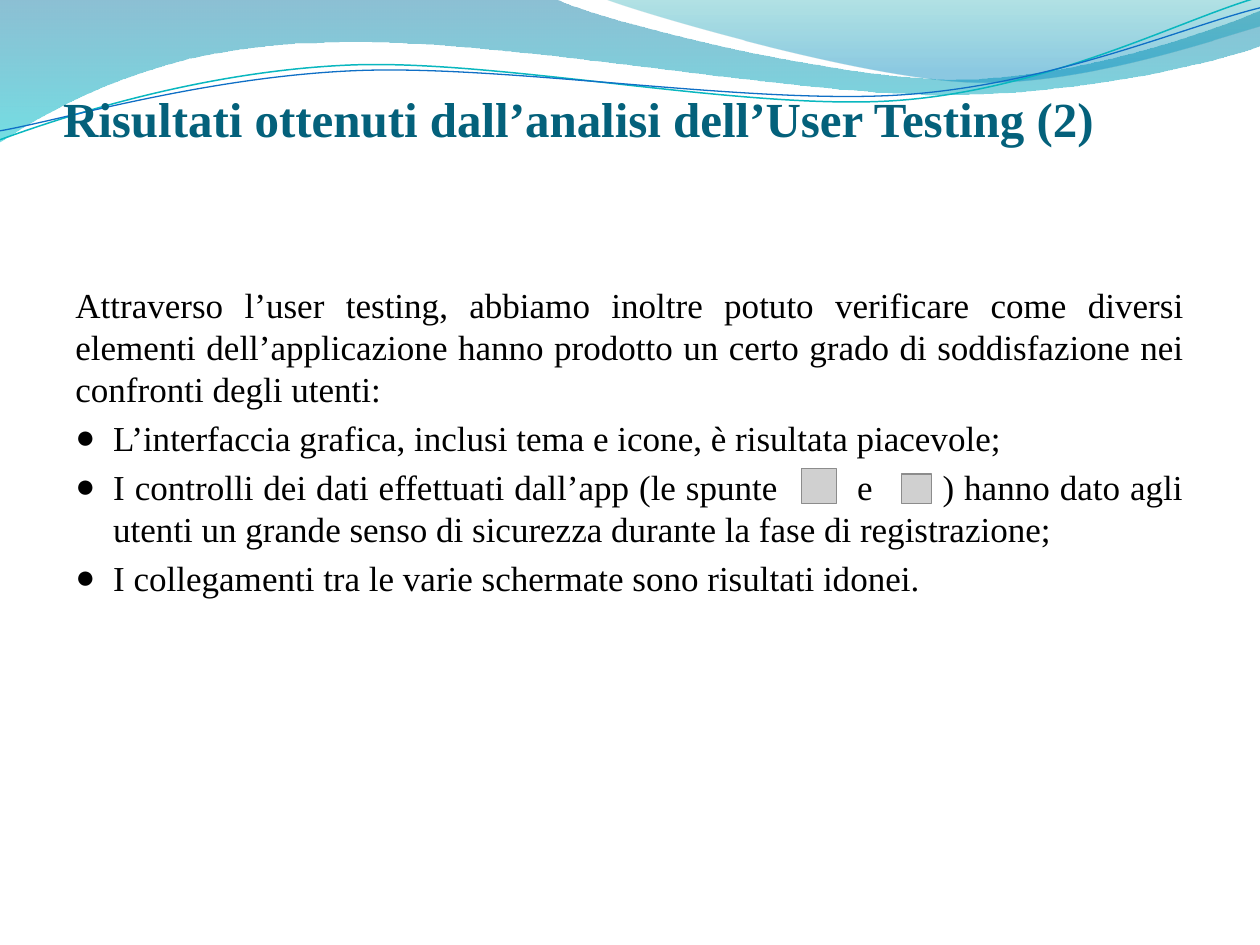
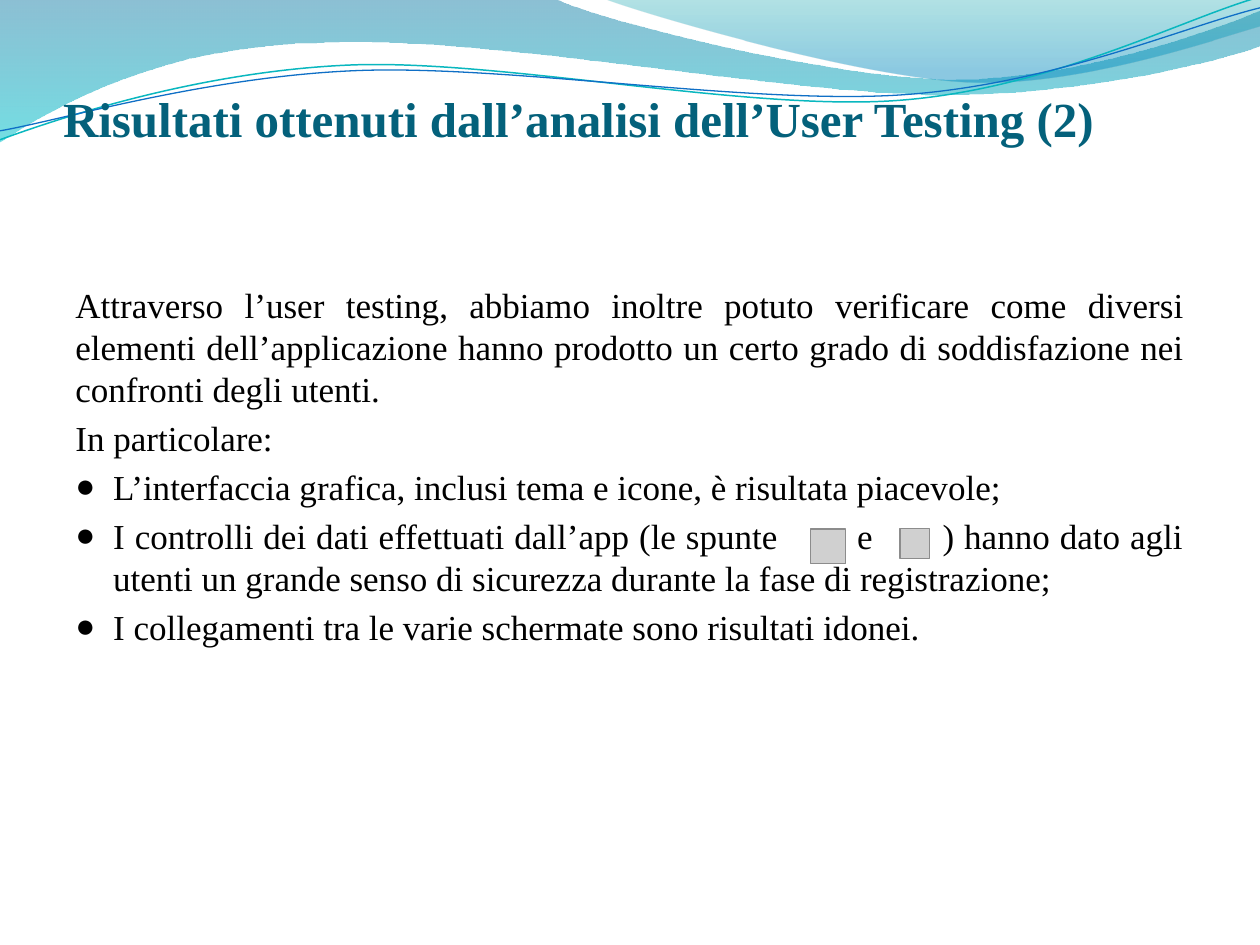
Before and after one commit to giusmastro91/Cognitive-systems, a slide deck: slide 43 of Prova_6_RisultatiValutazione/Leone_Mastrosimone_PresentazioneProgetto.pptx. Drawn at 1260x945 pixels with LibreOffice and Linux fonts; fonts in the diff are those of the drawing; grey boxes stand for pictures; background and template pictures are left out. Boxes give left, top, right and bottom in pixels: in the first picture for what was removed or moved away, otherwise in the second. Text is boxed around its words. In the diff, an @@ line names an element or a change of style, - is before the commit and + after.

```diff
--- a/Prova_6_RisultatiValutazione/Leone_Mastrosimone_PresentazioneProgetto.pptx
+++ b/Prova_6_RisultatiValutazione/Leone_Mastrosimone_PresentazioneProgetto.pptx
@@ text at [75, 293, 1183, 458]: text changed @@
-Attraverso l’user testing, abbiamo inoltre potuto verificare come diversi elementi dell’applicazione hanno prodotto un certo grado di soddisfazione nei confronti degli utenti:
+Attraverso l’user testing, abbiamo inoltre potuto verificare come diversi elementi dell’applicazione hanno prodotto un certo grado di soddisfazione nei confronti degli utenti.
+In particolare:
@@ picture: place and size @@
-picture at [801, 469, 837, 504]
+picture at [810, 529, 845, 564]
@@ picture: place and size @@
-picture at [902, 474, 931, 503]
+picture at [900, 529, 929, 558]
```
Also in this commit, not shown: 5 other slides changed.
